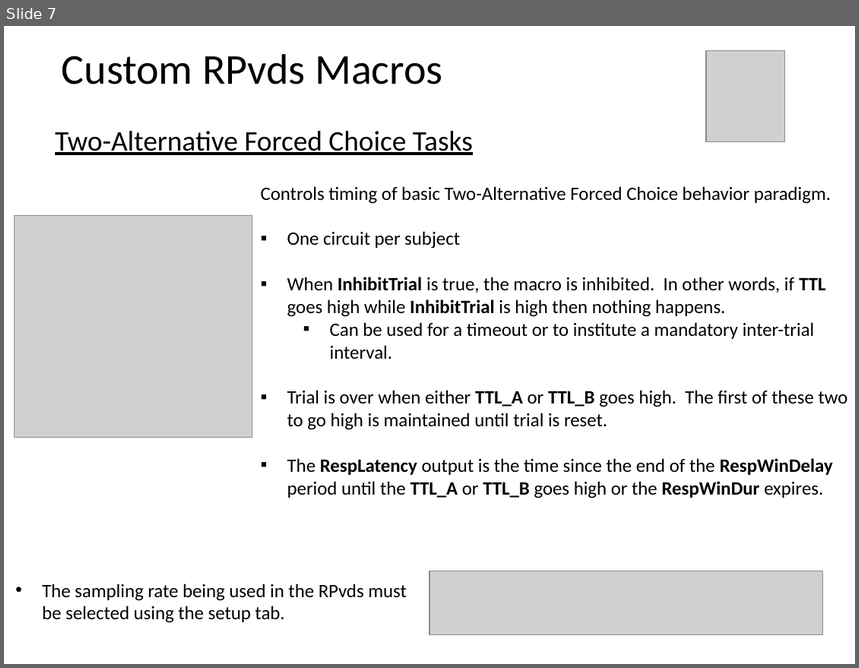
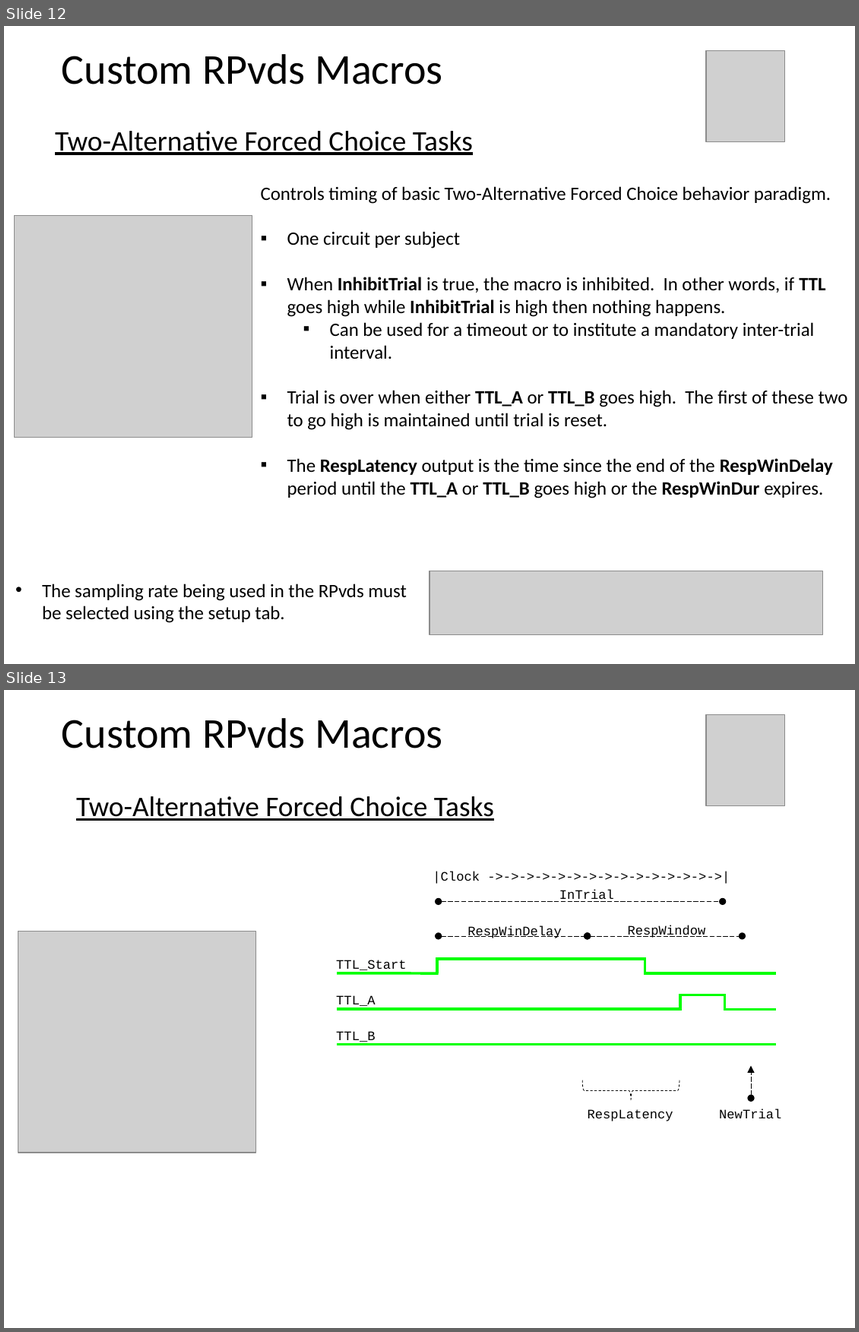
Before and after one commit to dstolz/epsych, a slide deck: trunk/Intro_to_ElectroPsych_Toolbox.pptx. Shown one above the other, each under a label of ours: slide 7 before the commit, slides 12 and 13 after it. The pictures are 859x668 and 859x1332 pixels, drawn with LibreOffice and Linux fonts; fonts in the diff are those of the drawing; grey boxes stand for pictures. Boxes give left, top, right and bottom in pixels: in the first picture for what was removed or moved away, otherwise in the second. Text is boxed around its words. In the diff, an @@ line names an element or a change of style, - is before the commit and + after.

```diff
--- a/trunk/Intro_to_ElectroPsych_Toolbox.pptx
+++ b/trunk/Intro_to_ElectroPsych_Toolbox.pptx
@@ slide 13 added at bbox=[4, 690, 855, 1328], background #FFFFFF @@
@@ text added at bbox=[62, 718, 443, 749], 36 pt, text #000000 @@
+Custom RPvds Macros
@@ picture added at bbox=[706, 714, 785, 806] @@
@@ text added at bbox=[76, 796, 494, 821], 24 pt, text #000000, underline @@
+Two-Alternative Forced Choice Tasks
@@ text added at bbox=[433, 872, 480, 884], 11 pt, text #000000 @@
+|Clock ->->->->->->->->->->->->->->->|
@@ text added at bbox=[560, 889, 614, 902], 11 pt, text #000000 @@
+InTrial
@@ double arrow added from (438, 902) to (722, 902), #000000 0.5 pt dashed @@
@@ picture added at bbox=[18, 931, 256, 1152] @@
@@ double arrow added from (438, 936) to (587, 936), #000000 0.5 pt dashed @@
@@ text added at bbox=[468, 926, 561, 939], 11 pt, text #000000 @@
+RespWinDelay
@@ double arrow added from (587, 936) to (742, 936), #000000 0.5 pt dashed @@
@@ text added at bbox=[628, 925, 706, 938], 11 pt, text #000000 @@
+RespWindow
@@ text added at bbox=[336, 960, 407, 973], 11 pt, text #000000 @@
+TTL_Start
@@ elbow line added from (437, 973) to (628, 959), #00FF00 2.25 pt @@
@@ elbow line added from (628, 959) to (776, 973), #00FF00 2.25 pt @@
@@ line added from (337, 973) to (438, 973), #00FF00 2.25 pt @@
@@ text added at bbox=[336, 996, 375, 1008], 11 pt, text #000000 @@
+TTL_A
@@ elbow line added from (337, 1009) to (722, 995), #00FF00 2.25 pt @@
@@ elbow line added from (722, 995) to (776, 1009), #00FF00 2.25 pt @@
@@ text added at bbox=[336, 1031, 375, 1044], 11 pt, text #000000 @@
+TTL_B
@@ line added from (337, 1045) to (776, 1045), #00FF00 2.25 pt @@
@@ double arrow added from (751, 1099) to (751, 1066), #000000 0.5 pt dashed @@
@@ left brace added at bbox=[582, 1081, 680, 1102], outline #000000 0.5 pt dashed @@
@@ text added at bbox=[588, 1110, 674, 1122], 11 pt, text #000000 @@
+RespLatency
@@ text added at bbox=[719, 1110, 781, 1119], 11 pt, text #000000 @@
+NewTrial
@@ what was slide 7 is now slide 12 @@
```
Also in this commit, not shown: 10 slides changed, 1 other slide added, 1 other file.
